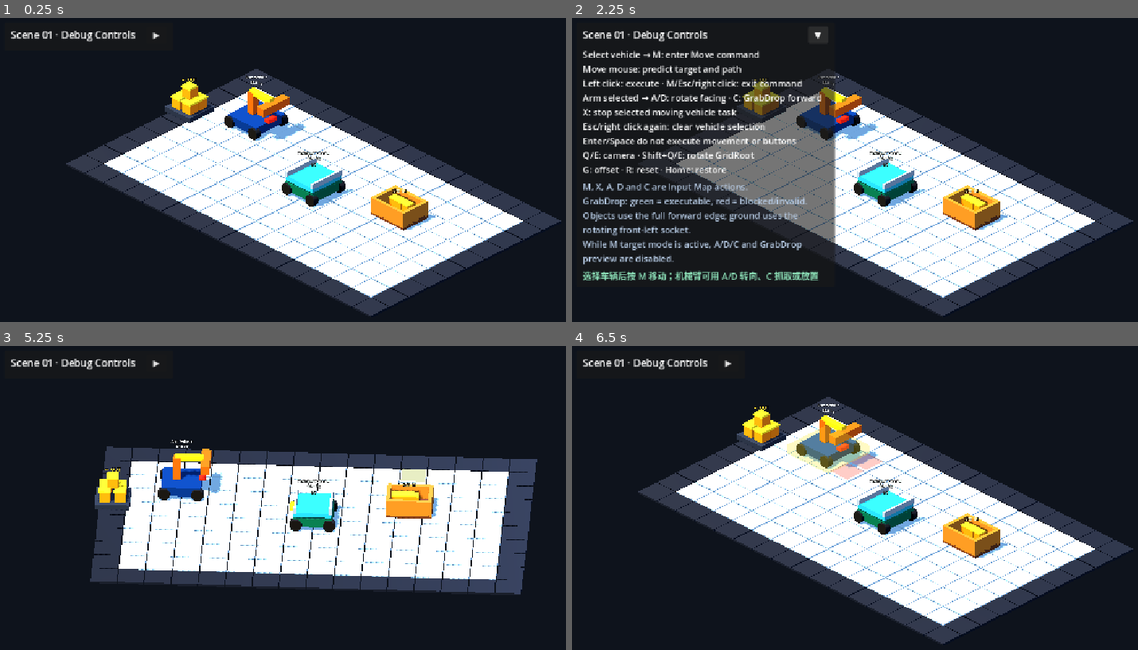
Above: before the commit, frames 1-4 (two rows, left to right).
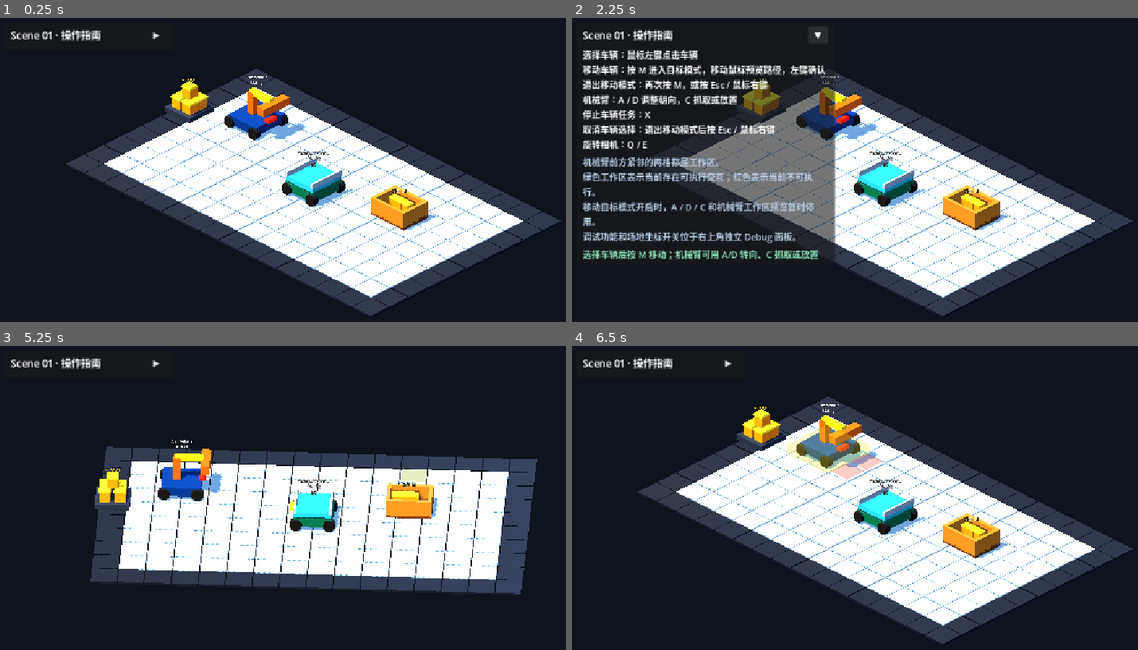
Above: after the commit, the same moments.

Repository: Ri0n72Y/automata
Game: Godot game, scene res://scenes/scene_01/scene_01_basic_packing.tscn
Two runs of this game, one before a commit and one after it. Both use one fixed random seed, a clock stepped at 60 frames per second and the inputs below.
Inputs (mouse positions are in pixels of both pictures, inside the frame that each line leads up to):
- Up to frame 1 (0.25 s): no input
- Up to frame 2 (2.25 s): click "▶" at 0.5 s; click "▼" at 1.25 s; click "▶" at 2 s
- Up to frame 3 (5.25 s): click "▼" at 2.75 s; click "▶" at 3.5 s; click "▼" at 4.25 s; tap Enter at 5 s; move the mouse to (452, 501) at 5.02 s; tap Q (camera_rotate_clockwise) at 5.1 s; click (452, 501) at 5.17 s
- Up to frame 4 (6.5 s): tap Space at 5.27, 5.75, 6.02 s; move the mouse to (758, 537) at 5.77 s; tap E (camera_rotate_counterclockwise) at 5.85 s; click (758, 537) at 5.92 s

The runs differ from the first frame. In frame 1, 0.4% of the frame differs, in the area x 1-24%, y 3-8%; in frame 2, 13%, in the area x 1-45%, y 3-87%; in frame 3, 0.4%; in frame 4, 0.4%.

Commit message:
[codex]refactor(scene-01): make manual UI a Chinese player guide

Diff:
--- a/scenes/scene_01/components/scene_01_manual_ui.tscn
+++ b/scenes/scene_01/components/scene_01_manual_ui.tscn
@@ -41,7 +41,7 @@
 [node name="Title" type="Label" parent="RootControl/Panel/Margin/VBox/HeaderRow"]
 layout_mode = 2
 size_flags_horizontal = 3
-text = "Scene 01 · Debug Controls"
+text = "Scene 01 · 操作指南"
 theme_override_font_sizes/font_size = 18
 
 [node name="CollapseButton" type="Button" parent="RootControl/Panel/Margin/VBox/HeaderRow"]
@@ -54,72 +54,22 @@
 [node name="Instructions" type="Label" parent="RootControl/Panel/Margin/VBox"]
 visible = false
 layout_mode = 2
-text = "Select vehicle → M: enter Move command\nMove mouse: predict target and path\nLeft click: execute · M/Esc/right click: exit command\nArm selected → A/D: rotate facing · C: GrabDrop forward\nX: stop selected moving vehicle task\nEsc/right click again: clear vehicle selection\nEnter/Space do not execute movement or buttons\nQ/E: camera · Shift+Q/E: rotate GridRoot\nG: offset · R: reset · Home: restore"
+text = "选择车辆：鼠标左键点击车辆\n移动车辆：按 M 进入目标模式，移动鼠标预览路径，左键确认\n退出移动模式：再次按 M，或按 Esc / 鼠标右键\n机械臂：A / D 调整朝向，C 抓取或放置\n停止车辆任务：X\n取消车辆选择：退出移动模式后按 Esc / 鼠标右键\n旋转相机：Q / E"
 autowrap_mode = 2
 
 [node name="ScopeNote" type="Label" parent="RootControl/Panel/Margin/VBox"]
 visible = false
 layout_mode = 2
-text = "M, X, A, D and C are Input Map actions.\nGrabDrop: green = executable, red = blocked/invalid.\nObjects use the full forward edge; ground uses the rotating front-left socket.\nWhile M target mode is active, A/D/C and GrabDrop preview are disabled."
+text = "机械臂前方紧邻的两格都是工作区。\n绿色工作区表示当前存在可执行交互；红色表示当前不可执行。\n移动目标模式开启时，A / D / C 和机械臂工作区预览暂时停用。\n调试功能和场地坐标开关位于右上角独立 Debug 面板。"
 autowrap_mode = 2
 modulate = Color(0.72, 0.8, 0.9, 1)
-
-[node name="RotateRow" type="HBoxContainer" parent="RootControl/Panel/Margin/VBox"]
-visible = false
-layout_mode = 2
-theme_override_constants/separation = 8
-
-[node name="RotateLeft" type="Button" parent="RootControl/Panel/Margin/VBox/RotateRow"]
-layout_mode = 2
-size_flags_horizontal = 3
-focus_mode = 0
-text = "Grid -90°"
-
-[node name="RotateRight" type="Button" parent="RootControl/Panel/Margin/VBox/RotateRow"]
-layout_mode = 2
-size_flags_horizontal = 3
-focus_mode = 0
-text = "Grid +90°"
-
-[node name="TransformRow" type="HBoxContainer" parent="RootControl/Panel/Margin/VBox"]
-visible = false
-layout_mode = 2
-theme_override_constants/separation = 8
-
-[node name="Offset" type="Button" parent="RootControl/Panel/Margin/VBox/TransformRow"]
-layout_mode = 2
-size_flags_horizontal = 3
-focus_mode = 0
-text = "Toggle Offset"
-
-[node name="ResetRow" type="HBoxContainer" parent="RootControl/Panel/Margin/VBox"]
-visible = false
-layout_mode = 2
-theme_override_constants/separation = 8
-
-[node name="Reset" type="Button" parent="RootControl/Panel/Margin/VBox/ResetRow"]
-layout_mode = 2
-size_flags_horizontal = 3
-focus_mode = 0
-text = "Reset State"
-
-[node name="Restore" type="Button" parent="RootControl/Panel/Margin/VBox/ResetRow"]
-layout_mode = 2
-size_flags_horizontal = 3
-focus_mode = 0
-text = "Restore Grid"
 
 [node name="StatusLabel" type="Label" parent="RootControl/Panel/Margin/VBox"]
 unique_name_in_owner = true
 visible = false
 layout_mode = 2
-text = "Select vehicle, press M, then left-click a target"
+text = "选择车辆后按 M 移动；机械臂可用 A/D 转向、C 抓取或放置"
 autowrap_mode = 2
 modulate = Color(0.55, 0.88, 0.72, 1)
 
 [connection signal="pressed" from="RootControl/Panel/Margin/VBox/HeaderRow/CollapseButton" to="." method="_on_collapse_pressed"]
-[connection signal="pressed" from="RootControl/Panel/Margin/VBox/RotateRow/RotateLeft" to="." method="_on_rotate_left_pressed"]
-[connection signal="pressed" from="RootControl/Panel/Margin/VBox/RotateRow/RotateRight" to="." method="_on_rotate_right_pressed"]
-[connection signal="pressed" from="RootControl/Panel/Margin/VBox/TransformRow/Offset" to="." method="_on_offset_pressed"]
-[connection signal="pressed" from="RootControl/Panel/Margin/VBox/ResetRow/Reset" to="." method="_on_reset_pressed"]
-[connection signal="pressed" from="RootControl/Panel/Margin/VBox/ResetRow/Restore" to="." method="_on_restore_pressed"]
